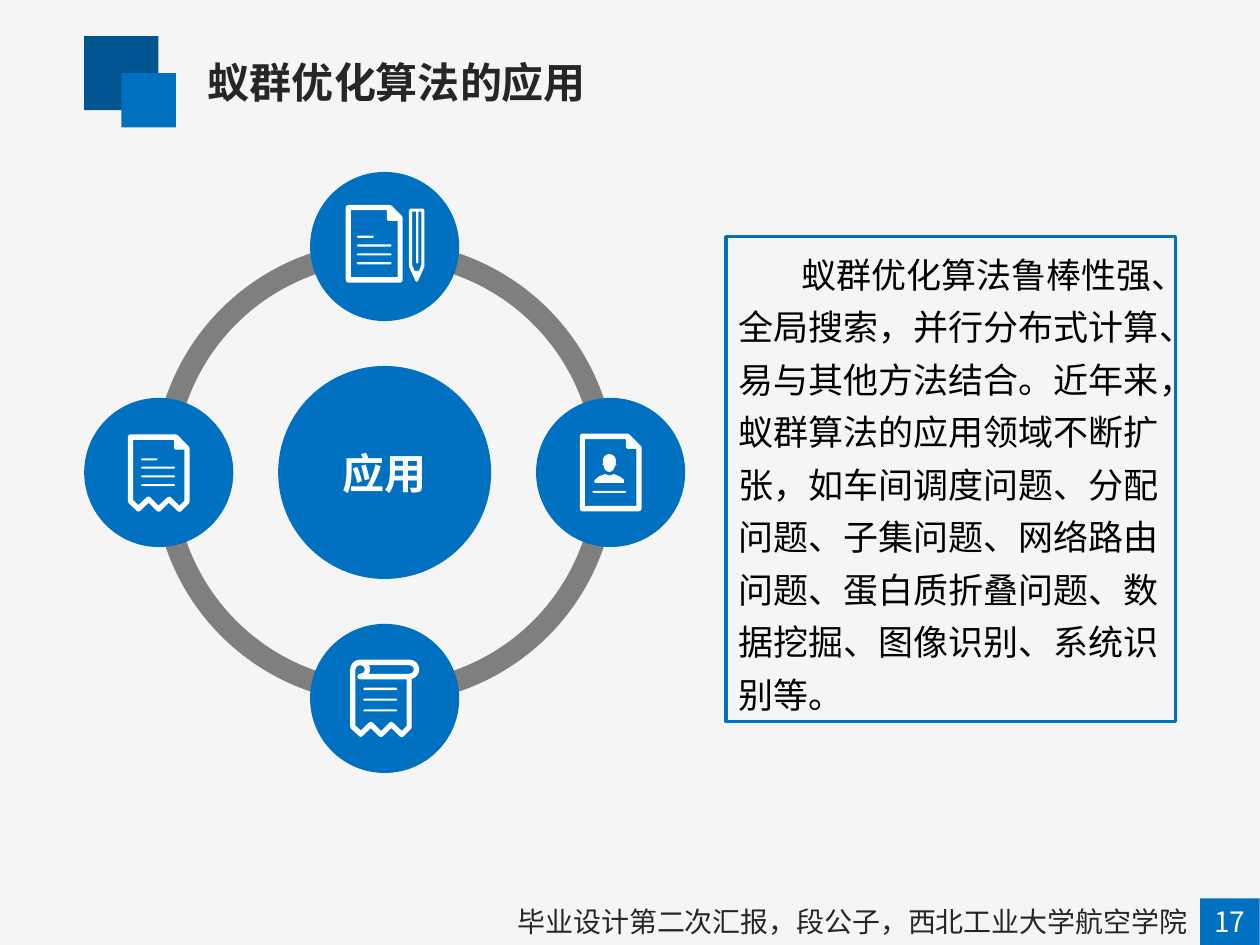
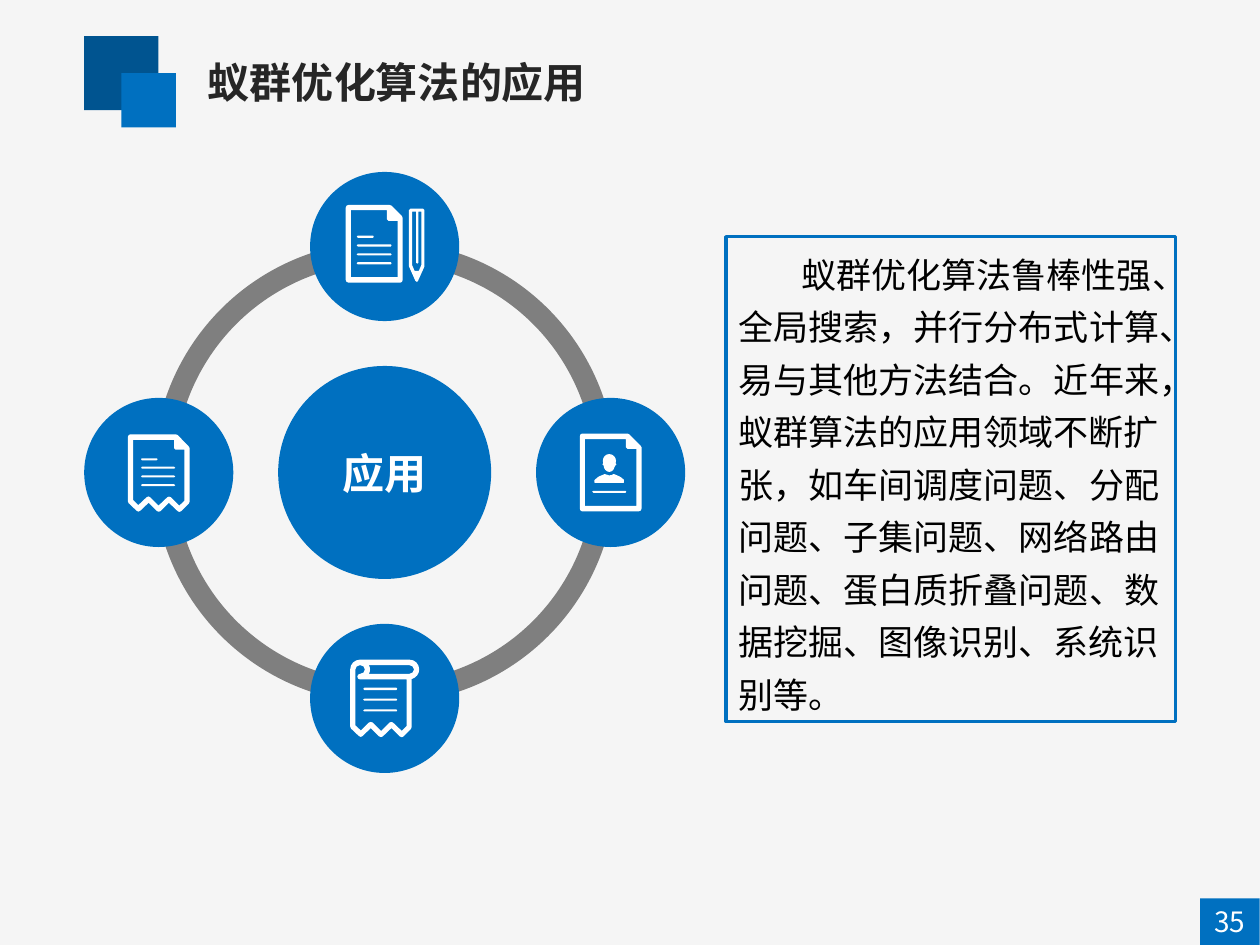
Before and after one commit to mapengfei-nwpu/ant, a slide deck: slide 35 of 蚁群优化算法.pptx. Drawn at 1260x945 pixels with LibreOffice and Linux fonts; fonts in the diff are those of the drawing. Boxes give left, top, right and bottom in pixels: in the first picture for what was removed or moved away, otherwise in the second. Text is boxed around its words. In the diff, an @@ line names an element or a change of style, - is before the commit and + after.

```diff
--- a/蚁群优化算法.pptx
+++ b/蚁群优化算法.pptx
@@ text removed at box(518, 908, 1188, 935) @@
-毕业设计第二次汇报，段公子，西北工业大学航空学院
@@ text at box(1214, 911, 1245, 933): text changed @@
-17
+35
```
Also in this commit, not shown: 9 other slides changed, 2 slides added, 2 slides removed.
